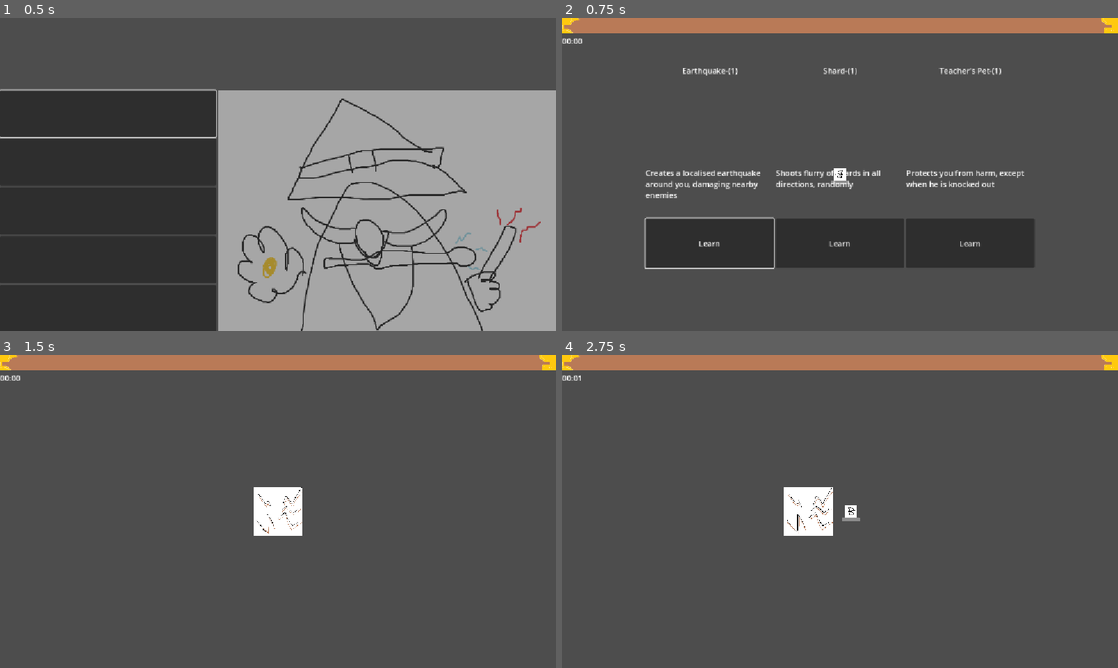
Above: before the commit, frames 1-4 (two rows, left to right).
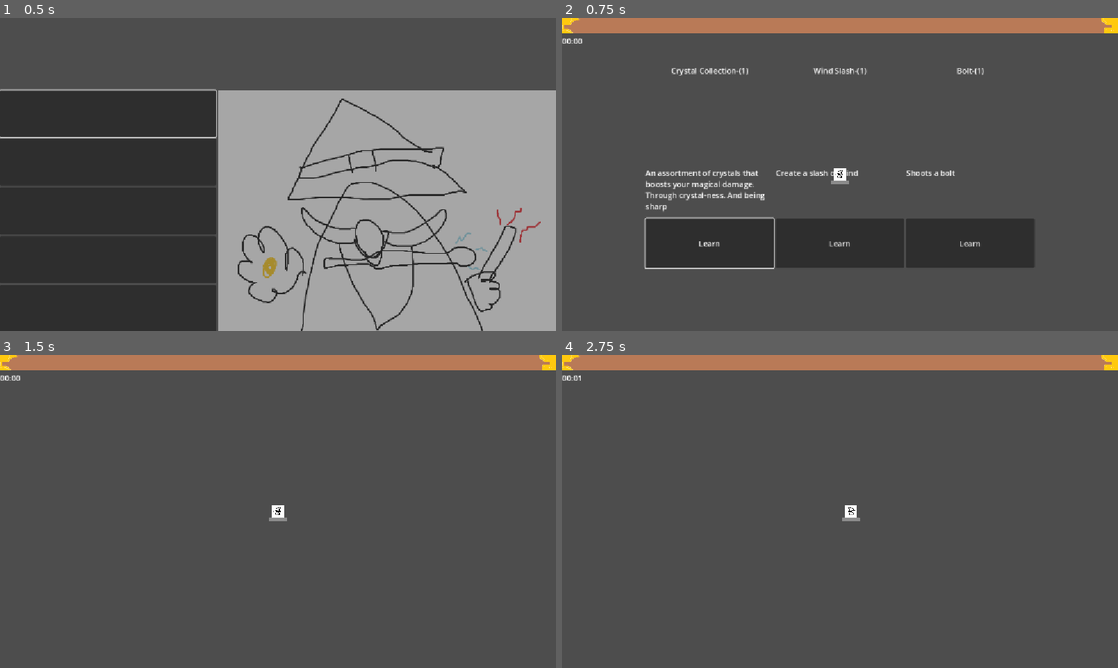
Above: after the commit, the same moments.

Repository: flowerFawn/XP-Based-Leveling
Game: Godot game, scene res://scenes/menu/main_menu.tscn
The game is run twice, just before and just after one commit, with the same random seed, the same clock (stepped at 60 frames per second) and the same inputs. The engine's default icon, where the game draws it, is replaced by a stand-in: a white triangle on a blue panel in a dark square. Sound files missing from this copy of the repository are replaced by a short silence.
Inputs (mouse positions are in pixels of both pictures, inside the frame that each line leads up to):
- Up to frame 1 (0.5 s): no input
- Up to frame 2 (0.75 s): click (667, 115) at 0.5 s
- Up to frame 3 (1.5 s): click "Learn" at 1.25 s
- Up to frame 4 (2.75 s): tap Enter at 2 s; hold D (player_right) from 2.03 s (still down)

Frame 1 is identical in both runs. In frame 2, 1.9% of the frame differs, in the area x 14-84%, y 15-62%; in frame 3, 1.3%; in frame 4, 1.4%.

Commit message:
magic items now also apply to outgoing damage
technically this is all damage done to enemies, so crystal collection (percentage increase to damage done by you) also applies to explosions caused by goblins. unsure how to feel about this

Diff:
--- /dev/null
+++ b/resources/magic_items/crystal_collection_1.tres
@@ -0,0 +1,10 @@
+[gd_resource type="Resource" script_class="MICrystalCollection" load_steps=3 format=3 uid="uid://cnpu8eq5ibo8b"]
+
+[ext_resource type="Script" uid="uid://dbdyiwijocnoa" path="res://scripts/resources/inherited resources/magic items/usable/crystal_collection.gd" id="1_bvoge"]
+[ext_resource type="Resource" uid="uid://dm6oekmyj8ys" path="res://resources/magic_items/crystal_collection_2.tres" id="1_gdfa4"]
+
+[resource]
+script = ExtResource("1_bvoge")
+damage_increase = 1.05
+next_upgrade = ExtResource("1_gdfa4")
+metadata/_custom_type_script = "uid://dbdyiwijocnoa"
--- /dev/null
+++ b/resources/magic_items/crystal_collection_2.tres
@@ -0,0 +1,10 @@
+[gd_resource type="Resource" script_class="MICrystalCollection" load_steps=2 format=3 uid="uid://dm6oekmyj8ys"]
+
+[ext_resource type="Script" uid="uid://dbdyiwijocnoa" path="res://scripts/resources/inherited resources/magic items/usable/crystal_collection.gd" id="1_l3j1j"]
+
+[resource]
+script = ExtResource("1_l3j1j")
+damage_increase = 1.1
+level_description = "Increases damage boost"
+level = 2
+metadata/_custom_type_script = "uid://dbdyiwijocnoa"
--- a/scripts/autoloads/spell_shop.gd
+++ b/scripts/autoloads/spell_shop.gd
@@ -14,7 +14,11 @@
 			GameInfo.game_ui.xp_progress.max_value = next_required_xp
 var next_required_xp:float = 10
 var current_ability_pool:Array[Ability] = [load("uid://7vmgb80p33sl"),
-load("uid://ciomfgvjduepp"), load("uid://dh4308dsgb1xc"), load("uid://bb3wur6d4qxcf"), load("uid://fdx6pmmkh50r")]
+load("uid://ciomfgvjduepp"),
+load("uid://dh4308dsgb1xc"),
+load("uid://bb3wur6d4qxcf"),
+load("uid://fdx6pmmkh50r"),
+load("uid://cnpu8eq5ibo8b")]
 
 #Not used outside of testing
 #func award_random_spell() -> void:
--- a/scripts/enemy scripts/base_enemy.gd
+++ b/scripts/enemy scripts/base_enemy.gd
@@ -100,8 +100,9 @@
 
 #region HEALTH
 func take_damage(amount:float) -> void:
+	var affected_damage:float = SpellShop.run_through_magic_items(amount, &"affect_outgoing_damage")
 	active_health -= amount
-	visual_damage(amount)
+	visual_damage(affected_damage)
 	if active_health <= 0:
 		die()
 
--- /dev/null
+++ b/scripts/resources/inherited resources/magic items/usable/crystal_collection.gd
@@ -0,0 +1,12 @@
+extends MagicItem
+class_name MICrystalCollection
+
+##The MULTIPLIER that outgoing damage is multiplied by
+@export var damage_increase:float = 1
+
+func _init() -> void:
+	base_description = "An assortment of crystals that boosts your magical damage. Through crystal-ness. And being sharp"
+	ability_name = "Crystal Collection"
+
+func affect_outgoing_damage(prior_damage:float) -> float:
+	return prior_damage * damage_increase
Not shown, added: scripts/resources/inherited resources/magic items/usable/crystal_collection.gd.uid
